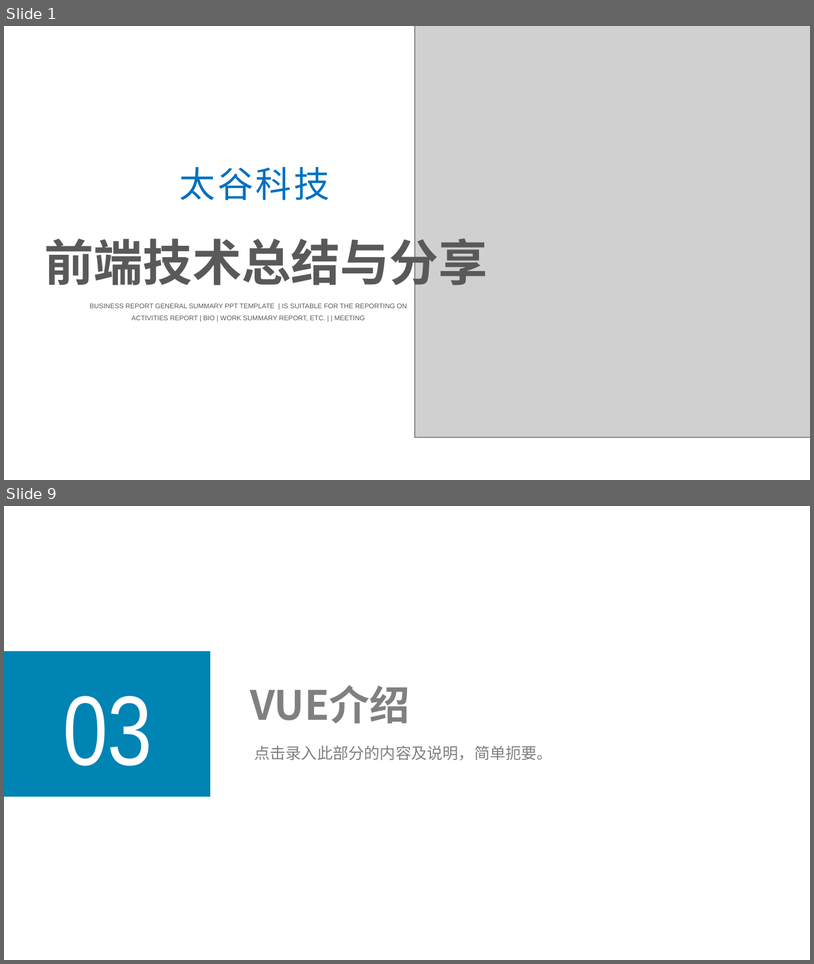
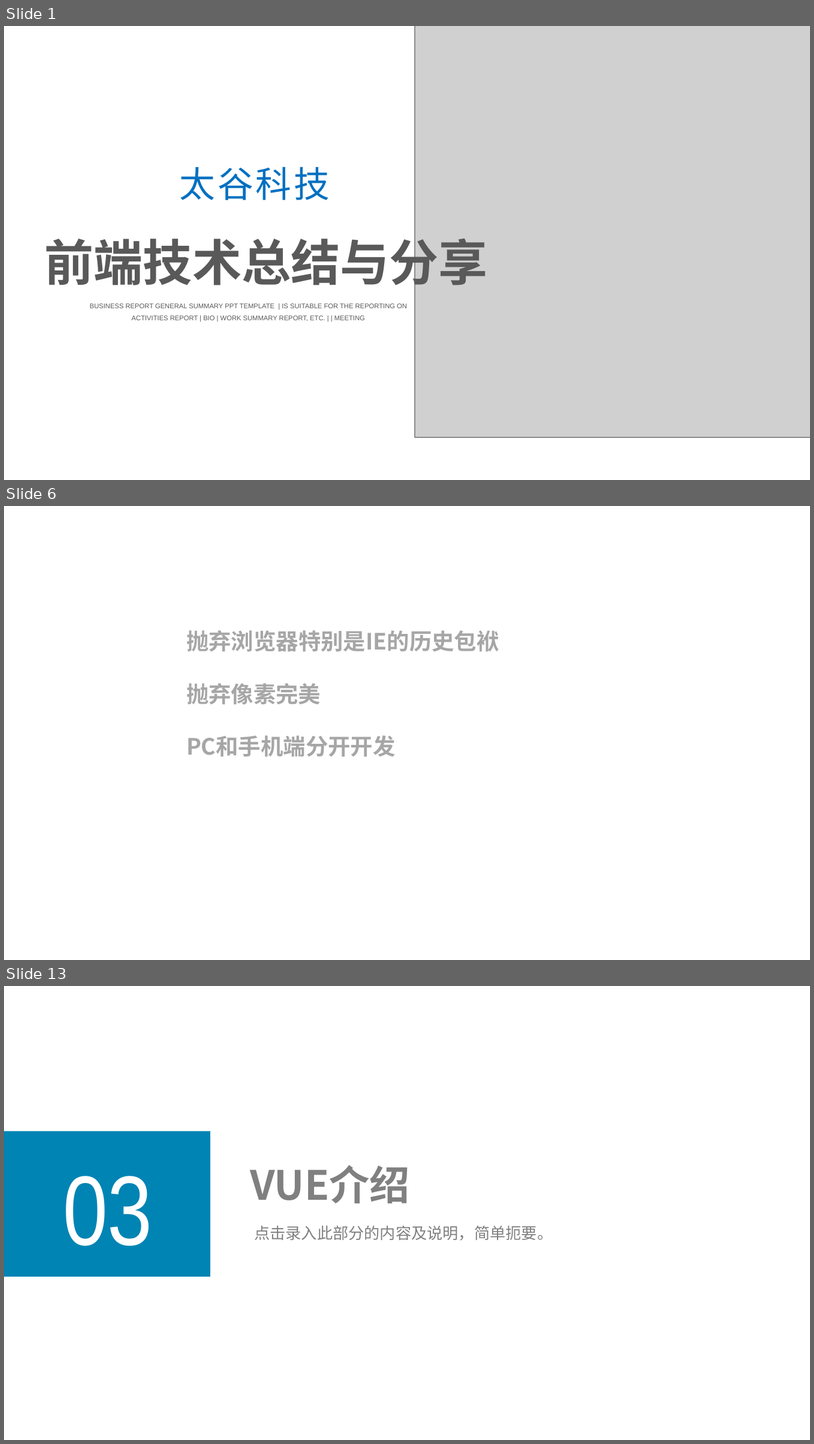
Before and after one commit to linda1212/FrontEndStack, a slide deck: 带你了解前端.pptx. Shown one above the other, each under a label of ours: slides 1 and 9 before the commit, slides 1, 6 and 13 after it; the slides between them are not shown. The pictures are 814x964 and 814x1444 pixels, drawn with LibreOffice and Linux fonts; fonts in the diff are those of the drawing; grey boxes stand for pictures. Boxes give left, top, right and bottom in pixels: in the first picture for what was removed or moved away, otherwise in the second. Text is boxed around its words. In the diff, an @@ line names an element or a change of style, - is before the commit and + after.

```diff
--- a/带你了解前端.pptx
+++ b/带你了解前端.pptx
@@ slide 6 added at [4,506,810,960], background #FFFFFF @@
@@ text added at [186,630,500,651], 20 pt, text #A6A6A6, bold @@
+抛弃浏览器特别是IE的历史包袱
@@ text added at [186,683,321,704], 20 pt, text #A6A6A6, bold @@
+抛弃像素完美
@@ text added at [186,735,396,756], 20 pt, text #A6A6A6, bold @@
+PC和手机端分开开发
@@ what was slide 9 is now slide 13 @@
```
Also in this commit, not shown: 5 slides changed, 6 other slides added, 3 slides removed, 2 other files.
